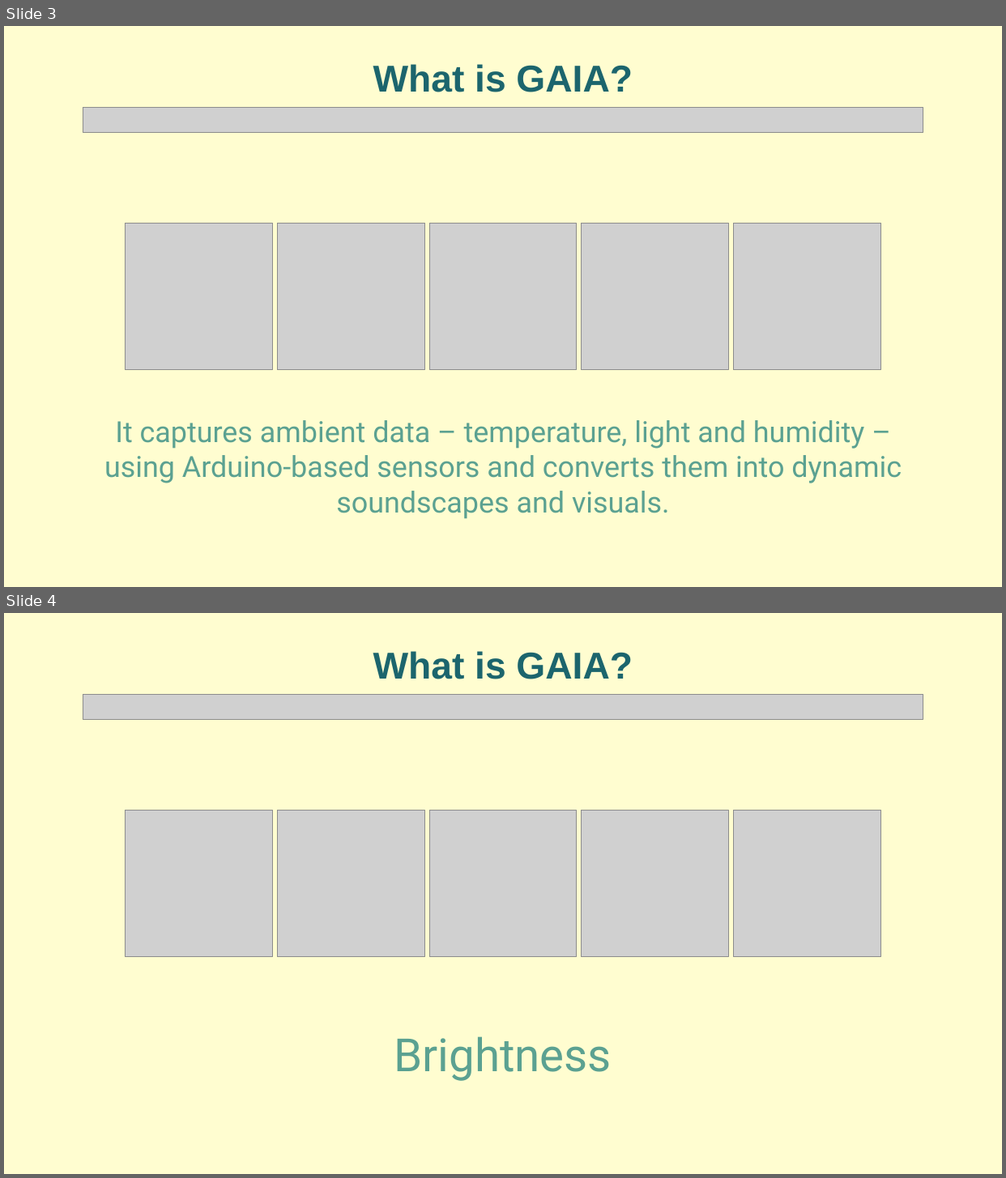
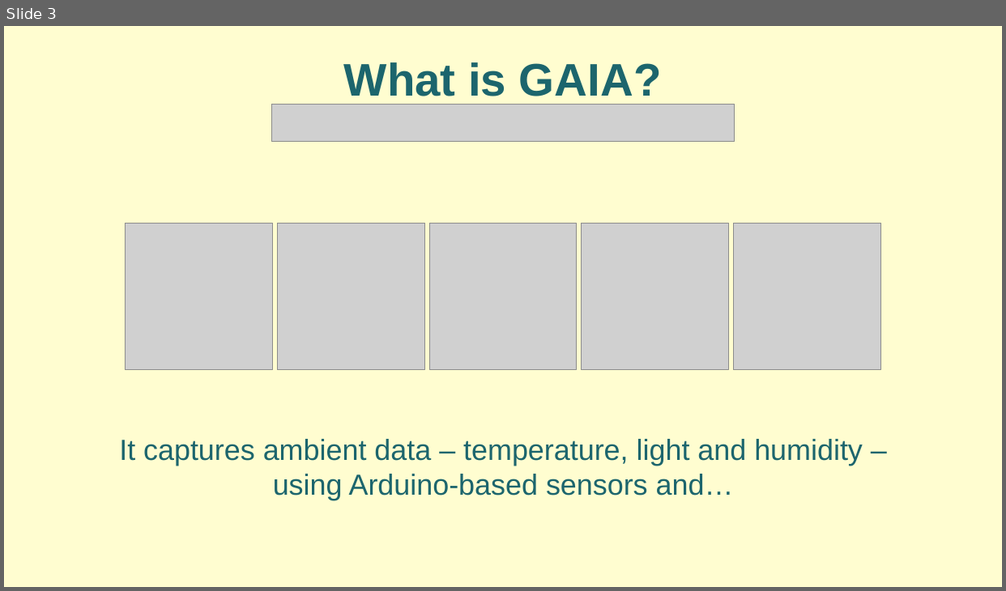
Before and after one commit to Ciorpy/G.A.I.A.-CMLS-2025, a slide deck: GAIA.pptx. Shown one above the other, each under a label of ours: slides 3 and 4 before the commit, slide 3 after it. The pictures are 1006x1178 and 1006x591 pixels, drawn with LibreOffice and Linux fonts; fonts in the diff are those of the drawing; grey boxes stand for pictures. Boxes give left, top, right and bottom in pixels: in the first picture for what was removed or moved away, otherwise in the second. Text is boxed around its words. In the diff, an @@ line names an element or a change of style, - is before the commit and + after.

```diff
--- a/GAIA.pptx
+++ b/GAIA.pptx
@@ slide 4 removed at [4, 613, 1002, 1174], background #FFFDD0 @@
@@ text removed at [373, 651, 633, 679] @@
-What is GAIA?
@@ picture removed at [83, 694, 923, 719] @@
@@ group removed at [126, 810, 880, 957]: 5 pictures @@
@@ text removed at [394, 1037, 612, 1081] @@
-Brightness
@@ slide 3 changed as well @@
@@ text "What is GAIA?" at [344, 62, 662, 96]: size 36 to 44 pt @@
@@ picture removed at [83, 107, 923, 132] @@
@@ picture added at [271, 104, 734, 141] @@
@@ text at [119, 439, 863, 501]: text changed; font Roboto to Arial; text colour #5BA191 to #1C656D @@
-It captures ambient data – temperature, light and humidity – using Arduino-based sensors and converts them into dynamic soundscapes and visuals.
+It captures ambient data – temperature, light and humidity – using Arduino-based sensors and…
```
Also in this commit, not shown: 27 other slides changed, 2 slides added, 4 other slides removed, 5 other files.
